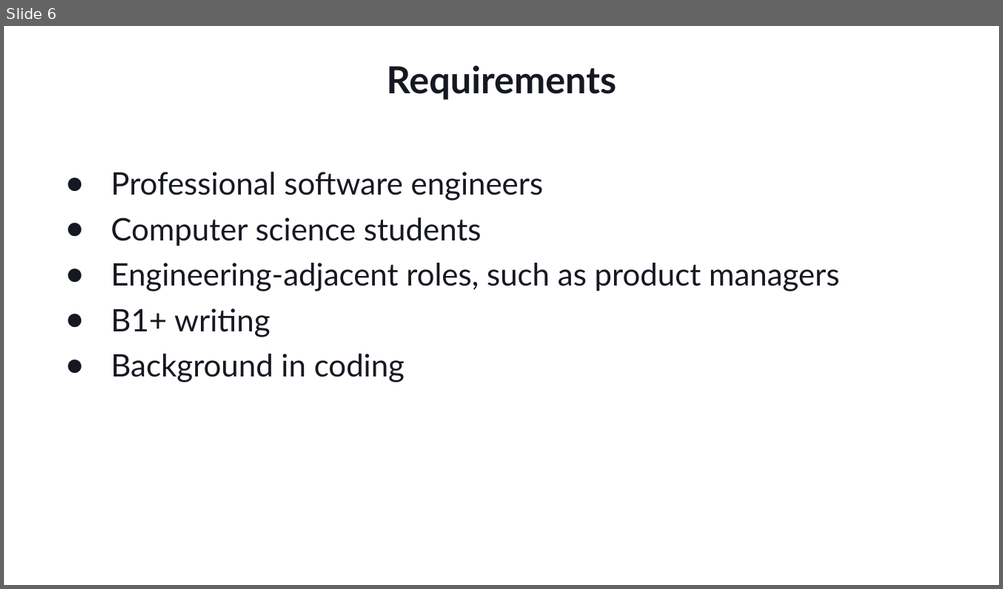
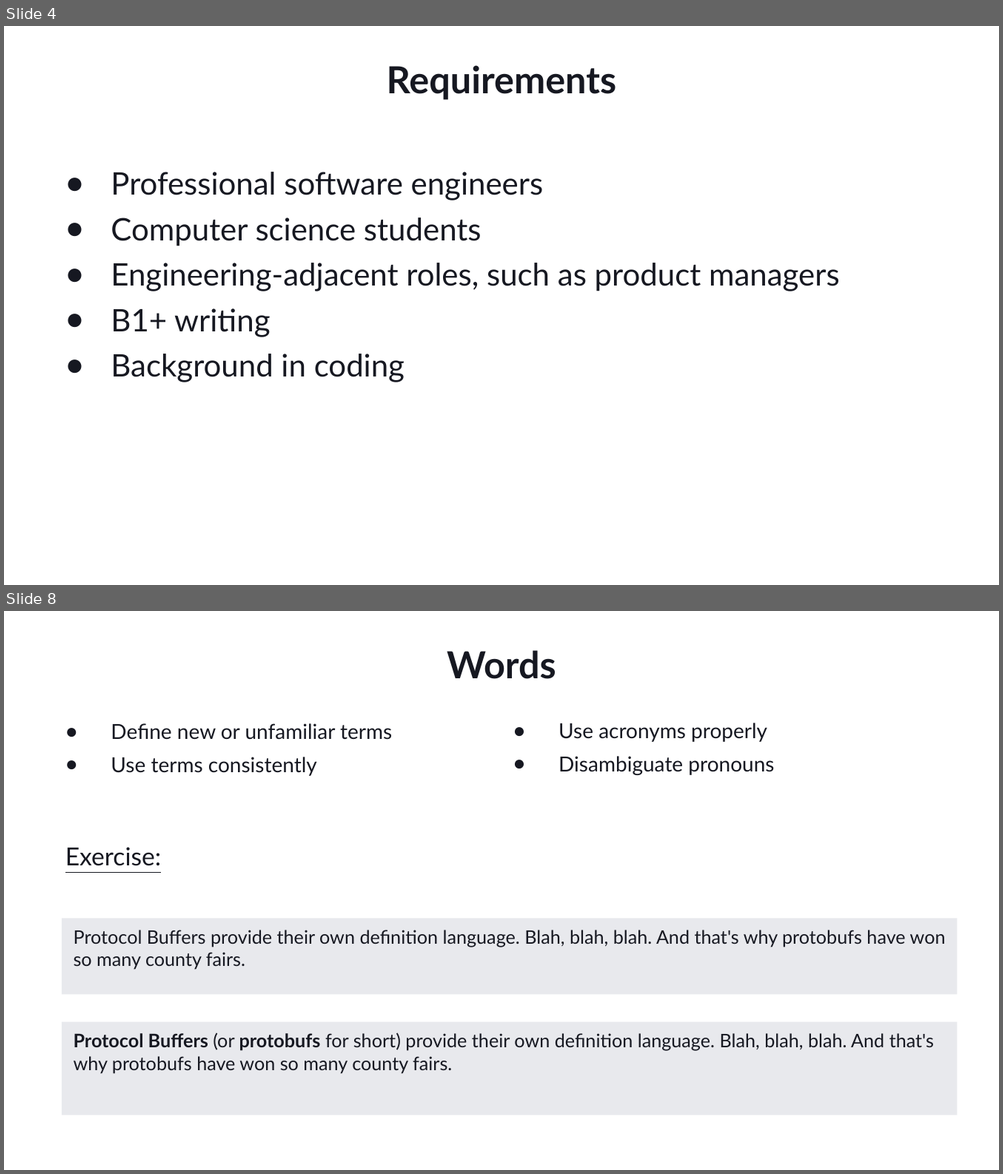
Before and after one commit to Ungerfall/ungerfall.github.io, a slide deck: presentation/tech-writing/tech-writing-azure-static-web-apps.pptx. Shown one above the other, each under a label of ours: slide 6 before the commit, slides 4 and 8 after it; the slides between them are not shown. The pictures are 1003x589 and 1003x1174 pixels, drawn with LibreOffice and Linux fonts; fonts in the diff are those of the drawing; background and template pictures are left out. Boxes give left, top, right and bottom in pixels: in the first picture for what was removed or moved away, otherwise in the second. Text is boxed around its words. In the diff, an @@ line names an element or a change of style, - is before the commit and + after.

Commit message:
Add first exercises

```diff
--- a/presentation/tech-writing/tech-writing-azure-static-web-apps.pptx
+++ b/presentation/tech-writing/tech-writing-azure-static-web-apps.pptx
@@ slide 8 added at (4, 611, 999, 1170), background #FFFFFF @@
@@ title added at (447, 650, 556, 679), 36 pt, text #161821, bold @@
+Words
@@ text added at (111, 723, 392, 776), 20 pt, text #161821 @@
+● Define new or unfamiliar terms
+● Use terms consistently
@@ text added at (558, 723, 774, 775), 20 pt, text #161821 @@
+● Use acronyms properly
+● Disambiguate pronouns
@@ text added at (65, 847, 161, 866), 24 pt, text #161821, underline @@
+Exercise:
@@ rectangle added at (62, 918, 957, 994), fill #E8E9ED, 18 pt, text #161821 @@
+Protocol Buffers provide their own definition language. Blah, blah, blah. And that's why protobufs have won so many county fairs.
@@ rectangle added at (62, 1022, 957, 1116), fill #E8E9ED, 18 pt, text #161821 @@
+Protocol Buffers (or protobufs for short) provide their own definition language. Blah, blah, blah. And that's why protobufs have won so many county fairs.
@@ what was slide 6 is now slide 4 @@
```
Also in this commit, not shown: 5 other slides added, 2 slides removed, 1 other file.
